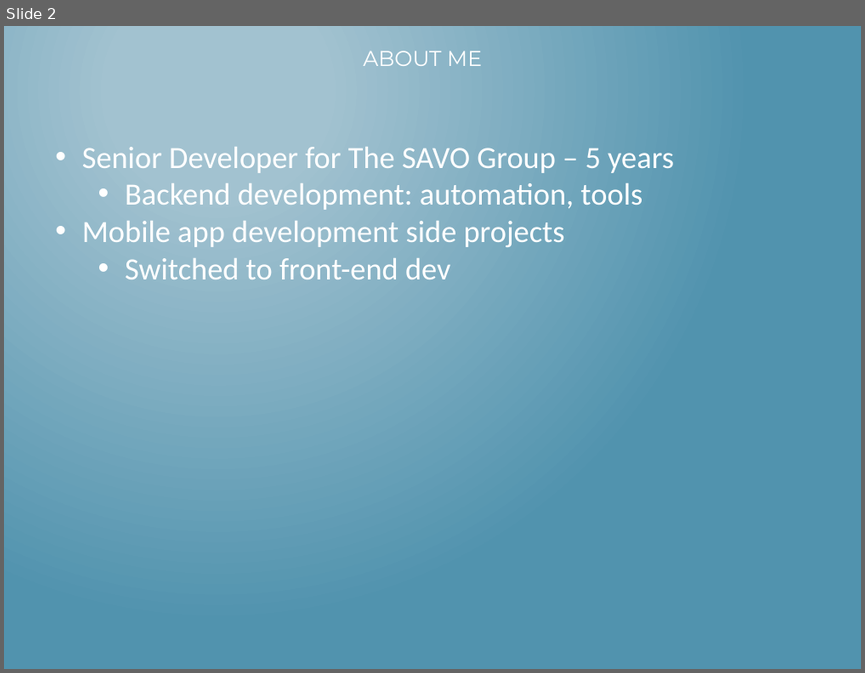
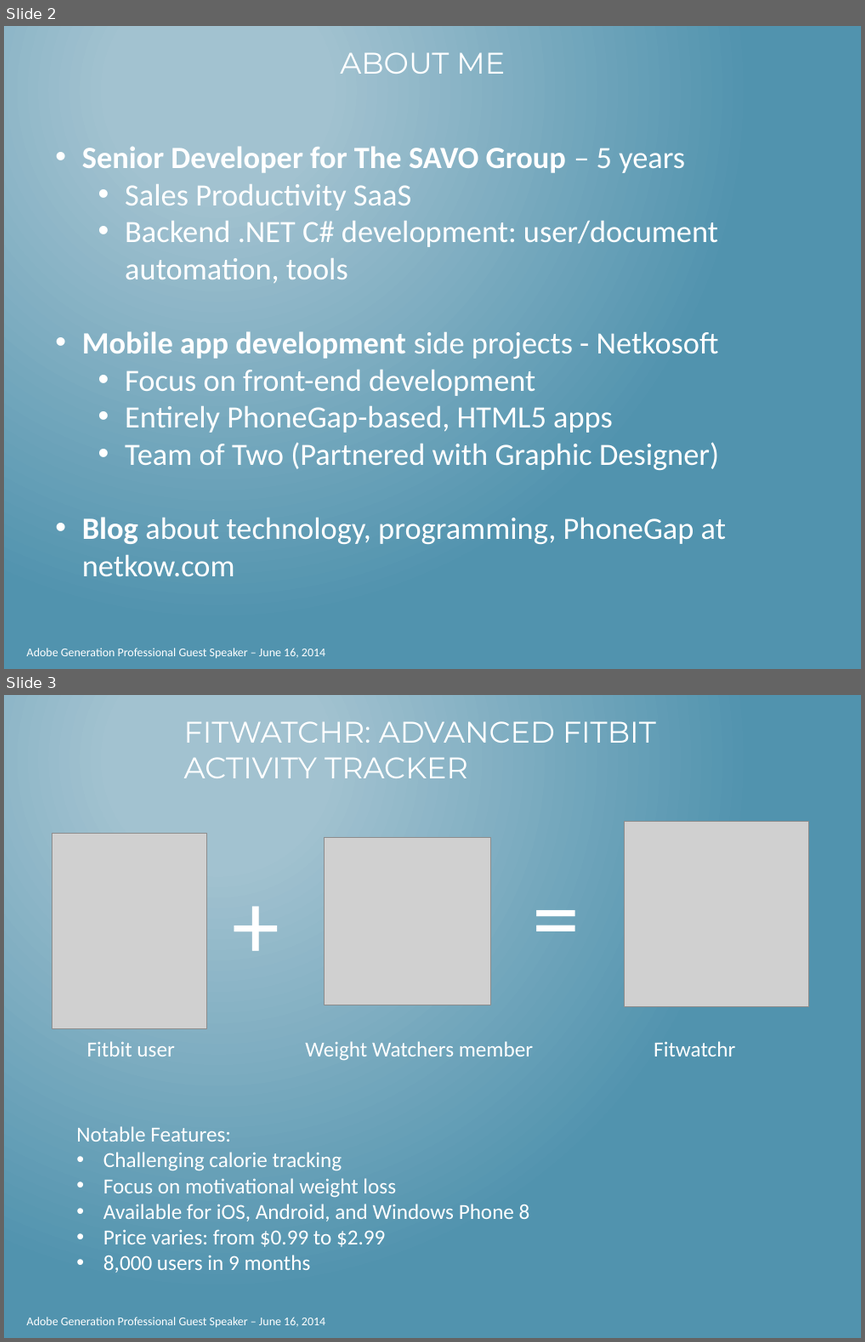
Before and after one commit to dotNetkow/Presentations, a slide deck: Adobe PhoneGap Build course - 6.16.14/Matt Netkow - AGP Guest Speaker - App Design.pptx. Shown one above the other, each under a label of ours: slide 2 before the commit, slides 2 and 3 after it. The pictures are 865x673 and 865x1342 pixels, drawn with LibreOffice and Linux fonts; fonts in the diff are those of the drawing; grey boxes stand for pictures. Boxes give left, top, right and bottom in pixels: in the first picture for what was removed or moved away, otherwise in the second. Text is boxed around its words. In the diff, an @@ line names an element or a change of style, - is before the commit and + after.

Commit message:
Finished Adobe presentation

```diff
--- a/Adobe PhoneGap Build course - 6.16.14/Matt Netkow - AGP Guest Speaker - App Design.pptx
+++ b/Adobe PhoneGap Build course - 6.16.14/Matt Netkow - AGP Guest Speaker - App Design.pptx
@@ slide 3 added at (x1=4, y1=695, x2=861, y2=1338), background gradient #A3C3D1 to #5194AF; not listed: 1 template element that a slide beside it also shows @@
@@ title added at (x1=184, y1=721, x2=656, y2=778), 25 pt, text #FFFFFF @@
+FITWATCHR: ADVANCED FITBIT ACTIVITY TRACKER
@@ picture added at (x1=624, y1=822, x2=809, y2=1007) @@
@@ picture added at (x1=52, y1=833, x2=207, y2=1028) @@
@@ picture added at (x1=324, y1=838, x2=491, y2=1005) @@
@@ text added at (x1=224, y1=860, x2=302, y2=984), 80 pt, text #FFFFFF @@
++
@@ text added at (x1=524, y1=851, x2=610, y2=976), 80 pt, text #FFFFFF @@
+=
@@ text added at (x1=87, y1=1041, x2=735, y2=1060), 18 pt, text #FFFFFF @@
+Fitbit user Weight Watchers member Fitwatchr
@@ text added at (x1=76, y1=1126, x2=530, y2=1272), 18 pt, text #FFFFFF @@
+Notable Features:
+• Challenging calorie tracking
+• Focus on motivational weight loss
+• Available for iOS, Android, and Windows Phone 8
+• Price varies: from $0.99 to $2.99
+• 8,000 users in 9 months
@@ slide 2 changed as well @@
@@ title "ABOUT ME" at (x1=340, y1=52, x2=505, y2=74): size 18 to 25 pt @@
@@ text at (x1=82, y1=146, x2=685, y2=173): bold on in "Senior Developer for The SAVO Group" @@
@@ text at (x1=82, y1=184, x2=726, y2=576): text changed @@
-  • Backend development: automation, tools
-• Mobile app development side projects
-  • Switched to front-end dev
+  • Sales Productivity SaaS
+  • Backend .NET C# development: user/document automation, tools
+• Mobile app development side projects - Netkosoft
+  • Focus on front-end development
+  • Entirely PhoneGap-based, HTML5 apps
+  • Team of Two (Partnered with Graphic Designer)
+• Blog about technology, programming, PhoneGap at netkow.com
@@ text added at (x1=27, y1=647, x2=325, y2=658), 10 pt, text #FFFFFF @@
+Adobe Generation Professional Guest Speaker – June 16, 2014
```
Also in this commit, not shown: 2 other slides changed, 5 other slides added, 1 slide removed.
